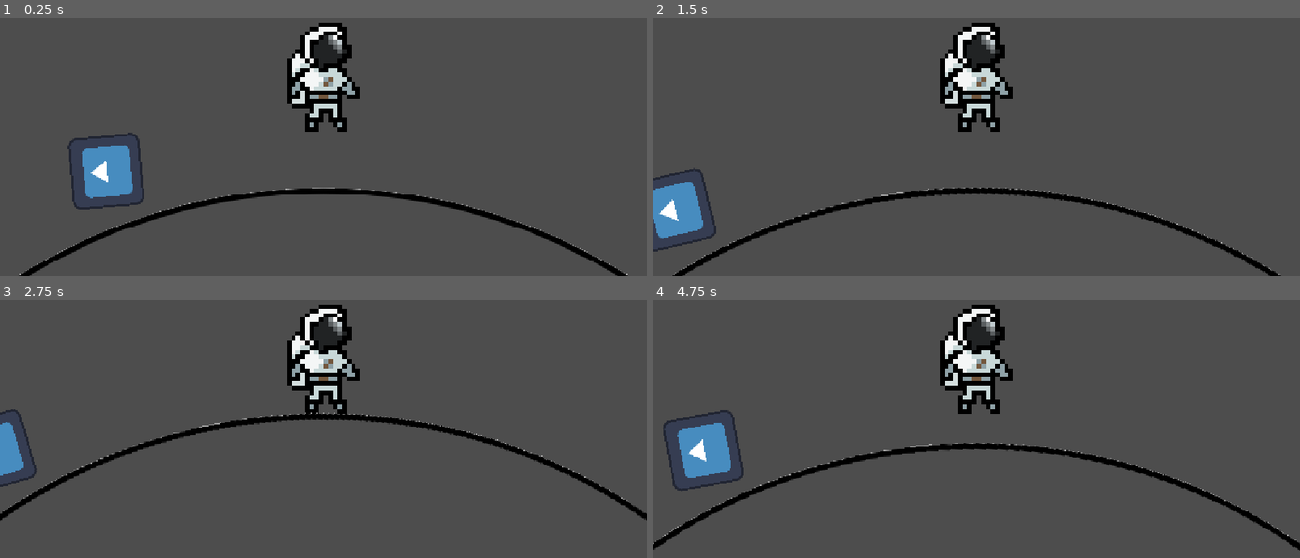
Above: before the commit, frames 1-4 (two rows, left to right).
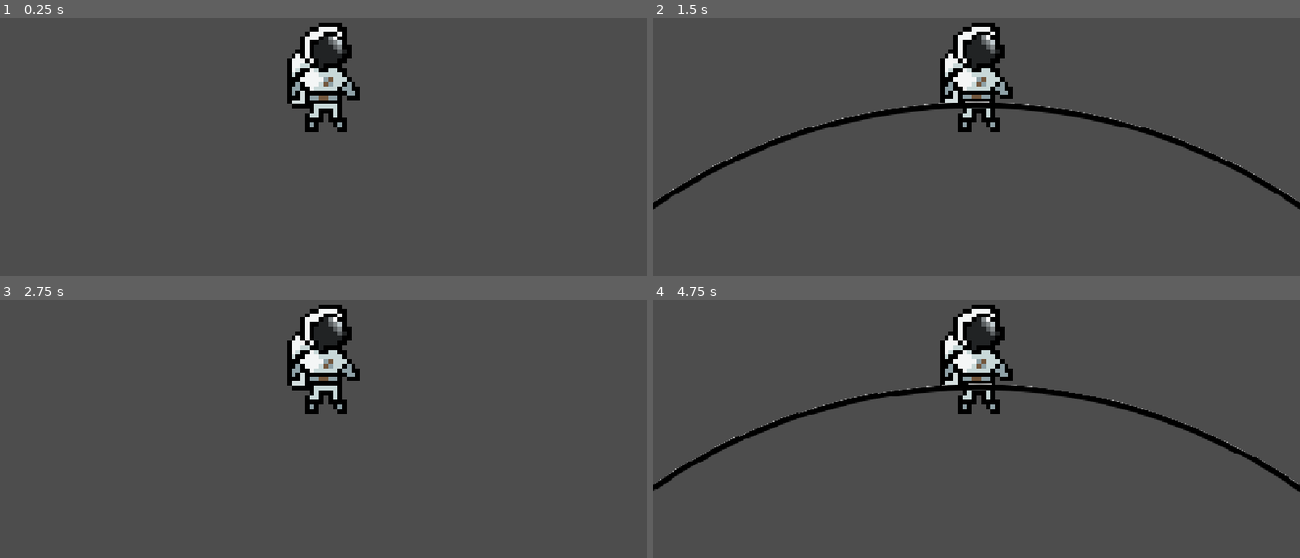
Above: after the commit, the same moments.

Repository: sDANTOSO/whs-overlockers-kiwihacks
Game: Godot game, scene res://Scenes/test_planet.tscn
Two runs of this game, one before a commit and one after it. Both use one fixed random seed, a clock stepped at 60 frames per second and the inputs below. The project has no main scene, so this scene is started directly. The engine's default icon, where the game draws it, is replaced by a stand-in: a white triangle on a blue panel in a dark square.
Inputs:
- Up to frame 1 (0.25 s): no input
- Up to frame 2 (1.5 s): tap Enter (ui_accept) at 0.5, 0.77 s; hold Right (ui_right) 0.53-1.28 s; hold C (checkpoint, bound only after the commit) 0.53-1.28 s; hold Left (ui_left) from 1.28 s (still down); tap C (checkpoint, bound only after the commit) at 1.35 s
- Up to frame 3 (2.75 s): tap Enter (ui_accept) at 1.52 s; release Left (ui_left) at 2.03 s; hold Right (ui_right) from 2.03 s (still down); hold C (checkpoint, bound only after the commit) from 2.03 s (still down)
- Up to frame 4 (4.75 s): release C (checkpoint, bound only after the commit) at 2.78 s; tap C (checkpoint, bound only after the commit) at 2.85, 4.35 s; tap Enter (ui_accept) at 3.02, 3.77, 4.52 s; release Right (ui_right) at 3.53 s; hold C (checkpoint, bound only after the commit) 3.53-4.28 s; hold Left (ui_left) from 3.53 s (still down)

The runs differ from the first frame. In frame 1, 4.1% of the frame differs, in the area x 3-97%, y 6-100%; in frame 2, 6.1%; in frame 3, 3.2%; in frame 4, 6.4%, in the area x 0-100%, y 32-98%.

Commit message:
player death

Diff:
--- /dev/null
+++ b/fruity-space/Scenes/checkpoint.tscn
@@ -0,0 +1,16 @@
+[gd_scene format=3 uid="uid://dlu0f2d5md400"]
+
+[ext_resource type="Texture2D" uid="uid://c7l07ild0e0xj" path="res://Assets/icon.svg" id="1_2cwi7"]
+[ext_resource type="Script" uid="uid://ble8lpdf763oy" path="res://Scripts/checkpoint.gd" id="1_lbcco"]
+
+[sub_resource type="RectangleShape2D" id="RectangleShape2D_2cwi7"]
+size = Vector2(128, 128)
+
+[node name="Sprite2D" type="Sprite2D" unique_id=1418146030]
+texture = ExtResource("1_2cwi7")
+
+[node name="Area2D" type="Area2D" parent="." unique_id=1287813010]
+script = ExtResource("1_lbcco")
+
+[node name="CollisionShape2D" type="CollisionShape2D" parent="Area2D" unique_id=1756766879]
+shape = SubResource("RectangleShape2D_2cwi7")
--- /dev/null
+++ b/fruity-space/Scenes/enemy_planet.tscn
@@ -0,0 +1,62 @@
+[gd_scene format=3 uid="uid://ceiwtjlc6xolg"]
+
+[ext_resource type="Script" uid="uid://c4ih7tbvxawu2" path="res://Scripts/test_planet.gd" id="1_hiosp"]
+[ext_resource type="PackedScene" uid="uid://dlu0f2d5md400" path="res://Scenes/checkpoint.tscn" id="2_4wstj"]
+[ext_resource type="PackedScene" uid="uid://bx76id5dv6bm3" path="res://Scenes/player.tscn" id="3_4wstj"]
+[ext_resource type="Script" uid="uid://btu1t77ylm0xs" path="res://Scripts/path_follow_2d.gd" id="4_747j0"]
+[ext_resource type="PackedScene" uid="uid://bnf2da3nf22m0" path="res://Scenes/evil_enemy.tscn" id="4_hiosp"]
+[ext_resource type="Texture2D" uid="uid://bupdaej36xveh" path="res://Assets/Circle_(transparent).png" id="4_hl06r"]
+
+[sub_resource type="CircleShape2D" id="CircleShape2D_cq4jf"]
+radius = 1024.0
+
+[sub_resource type="Curve2D" id="Curve2D_747j0"]
+_data = {
+"points": PackedVector2Array(0, 0, 0, 0, 1300, 787, 0, 0, 0, 0, 1046, 464, 0, 0, 0, 0, 1584, 167)
+}
+point_count = 3
+
+[node name="TestPlanet" type="Node2D" unique_id=1306942870]
+script = ExtResource("1_hiosp")
+circle_radius = 0
+
+[node name="Sprite2D" parent="." unique_id=1418146030 instance=ExtResource("2_4wstj")]
+position = Vector2(700, 900)
+
+[node name="Area2D" parent="Sprite2D" index="0" unique_id=1287813010 node_paths=PackedStringArray("player")]
+player = NodePath("../../Player")
+
+[node name="Player" parent="." unique_id=281807801 instance=ExtResource("3_4wstj")]
+position = Vector2(1300, 0)
+checkpoint_position = Vector2(0, 1200)
+
+[node name="Camera2D" parent="Player" index="2" unique_id=678578449]
+ignore_rotation = false
+
+[node name="RigidBody2D" type="RigidBody2D" parent="." unique_id=989876643]
+gravity_scale = 0.0
+
+[node name="CollisionShape2D" type="CollisionShape2D" parent="RigidBody2D" unique_id=1139590701]
+shape = SubResource("CircleShape2D_cq4jf")
+
+[node name="Sprite2D" type="Sprite2D" parent="RigidBody2D" unique_id=1919776171]
+scale = Vector2(2, 2)
+texture = ExtResource("4_hl06r")
+
+[node name="Path2D" type="Path2D" parent="." unique_id=141078179]
+curve = SubResource("Curve2D_747j0")
+
+[node name="PathFollow2D" type="PathFollow2D" parent="Path2D" unique_id=1106948108]
+position = Vector2(1300, 787)
+rotation = -2.2371757
+script = ExtResource("4_747j0")
+
+[node name="evil_enemy" parent="Path2D/PathFollow2D" unique_id=1207656625 instance=ExtResource("4_hiosp")]
+script = null
+
+[node name="Area2D" parent="Path2D/PathFollow2D/evil_enemy" index="0" unique_id=1102634025 node_paths=PackedStringArray("player")]
+player = NodePath("../../../../Player")
+
+[editable path="Sprite2D"]
+[editable path="Player"]
+[editable path="Path2D/PathFollow2D/evil_enemy"]
--- /dev/null
+++ b/fruity-space/Scenes/evil_enemy.tscn
@@ -0,0 +1,28 @@
+[gd_scene format=3 uid="uid://bnf2da3nf22m0"]
+
+[ext_resource type="Texture2D" uid="uid://c7l07ild0e0xj" path="res://Assets/icon.svg" id="1_26uav"]
+[ext_resource type="Script" uid="uid://b8a6cow7hkuo0" path="res://Scripts/area_2d.gd" id="2_phuy1"]
+
+[sub_resource type="GDScript" id="GDScript_26uav"]
+script/source = "extends Sprite2D
+
+@onready var path = $\"..\"
+
+const SPEED = 300.0
+
+
+
+"
+
+[sub_resource type="RectangleShape2D" id="RectangleShape2D_cq4jf"]
+size = Vector2(128, 128)
+
+[node name="evil_enemy" type="Sprite2D" unique_id=1696010577 groups=["Enemies"]]
+texture = ExtResource("1_26uav")
+script = SubResource("GDScript_26uav")
+
+[node name="Area2D" type="Area2D" parent="." unique_id=1102634025]
+script = ExtResource("2_phuy1")
+
+[node name="CollisionShape2D" type="CollisionShape2D" parent="Area2D" unique_id=900894755]
+shape = SubResource("RectangleShape2D_cq4jf")
--- a/fruity-space/Scenes/player.tscn
+++ b/fruity-space/Scenes/player.tscn
@@ -1,6 +1,6 @@
 [gd_scene format=3 uid="uid://bx76id5dv6bm3"]
 
-[ext_resource type="Script" uid="uid://bhm0816t7h220" path="res://Scenes/player.gd" id="1_cvnsp"]
+[ext_resource type="Script" uid="uid://bhm0816t7h220" path="res://Scripts/player.gd" id="1_cvnsp"]
 [ext_resource type="Texture2D" uid="uid://bmiop4qegett2" path="res://Assets/astronaut.png" id="2_cvnsp"]
 
 [sub_resource type="RectangleShape2D" id="RectangleShape2D_cq4jf"]
--- /dev/null
+++ b/fruity-space/Scripts/area_2d.gd
@@ -0,0 +1,11 @@
+extends Area2D
+
+@export var player: Node2D
+
+func _ready() -> void:
+	self.body_entered.connect(collision);
+
+func collision(body: Node2D):
+	if body.is_in_group("Player"):
+		print("Player IN");
+		player.handle_damage()
--- /dev/null
+++ b/fruity-space/Scripts/checkpoint.gd
@@ -0,0 +1,13 @@
+extends Area2D
+
+@export var player: Node2D
+var activated := false
+
+func _ready() -> void:
+	self.body_entered.connect(collision);
+
+func collision(body: Node2D):
+	if body.is_in_group("Player") and not activated :
+		print("Player IN")
+		activated = true
+		player.handle_checkpoint(global_position)
--- /dev/null
+++ b/fruity-space/Scripts/path_follow_2d.gd
@@ -0,0 +1,15 @@
+extends PathFollow2D
+
+var speed = -0.2
+
+func _ready() -> void:
+		progress_ratio = 0.5
+
+
+func _process(delta: float) -> void:
+	if progress_ratio >= 0.9 or progress_ratio <= 0.1:
+		speed = -speed
+		print("FLIP")
+
+
+	progress_ratio += speed * delta
--- a/fruity-space/Scenes/player.gd
+++ b/fruity-space/Scripts/player.gd
@@ -1,16 +1,28 @@
 extends CharacterBody2D
 
 
-@export var SPEED:float = 300;
+@export var SPEED:float = 300
 var theta:float = 0;
 var magnitude:float = 1200;
-@export var jump_velocity = 5;
-@export var G = 10000000;
+@export var jump_velocity: int = 5
+@export var G: int = 10000000
 @onready var shapecast = $ShapeCast2D
+@export var max_health: int = 10;
+var health: int = max_health
+@export var damage_cooldown: int = 10
+@export var checkpoint_position: Vector2
 
+
+var frames_since_last_damaged = 100;
 var magnitude_velocity = 0;
 
+
 func _ready() -> void:
+	goto_checkpoint()
+
+func goto_checkpoint():
+	theta = checkpoint_position.x
+	magnitude = checkpoint_position.y
 	theta = wrapf(theta, 0, TAU)
 	rotation = theta + PI/2
 	position = Vector2(
@@ -18,10 +30,8 @@
 		magnitude * sin(theta)
 	)
 
-
 func _physics_process(delta: float) -> void:
 	var direction := Input.get_axis("ui_left", "ui_right")
-
 
 	if not shapecast.is_colliding():
 		var A = G / max(magnitude * magnitude, 0.1)
@@ -32,7 +42,6 @@
 		else:
 			magnitude_velocity = 0.0
 
-	print(magnitude_velocity)
 	magnitude -= magnitude_velocity
 
 	var angular_speed = SPEED / max(magnitude, 0.1)
@@ -52,3 +61,23 @@
 	else:
 		theta = next_theta
 		rotation = theta + PI/2
+
+	frames_since_last_damaged += 1
+
+	if Input.is_action_pressed("checkpoint"):
+		goto_checkpoint()
+
+func handle_damage():
+	if frames_since_last_damaged >= damage_cooldown:
+		health -= 1
+		frames_since_last_damaged = 0
+		print(health)
+	if health <= 0:
+		goto_checkpoint()
+		health = max_health
+
+func handle_checkpoint(pos: Vector2):
+	checkpoint_position = Vector2 (
+	 	atan2(pos.y, pos.x),
+		Vector2(pos.x, pos.y).length()
+	)
--- a/fruity-space/project.godot
+++ b/fruity-space/project.godot
@@ -22,6 +22,15 @@
 [global_group]
 
 Player=""
+Enemies=""
+
+[input]
+
+checkpoint={
+"deadzone": 0.2,
+"events": [Object(InputEventKey,"resource_local_to_scene":false,"resource_name":"","device":-1,"window_id":0,"alt_pressed":false,"shift_pressed":false,"ctrl_pressed":false,"meta_pressed":false,"pressed":false,"keycode":0,"physical_keycode":67,"key_label":0,"unicode":99,"location":0,"echo":false,"script":null)
+]
+}
 
 [physics]
 
Not shown, added: fruity-space/Scripts/area_2d.gd.uid
Not shown, added: fruity-space/Scripts/checkpoint.gd.uid
Not shown, added: fruity-space/Scripts/path_follow_2d.gd.uid
Renamed: fruity-space/Scenes/player.gd.uid -> fruity-space/Scripts/player.gd.uid
